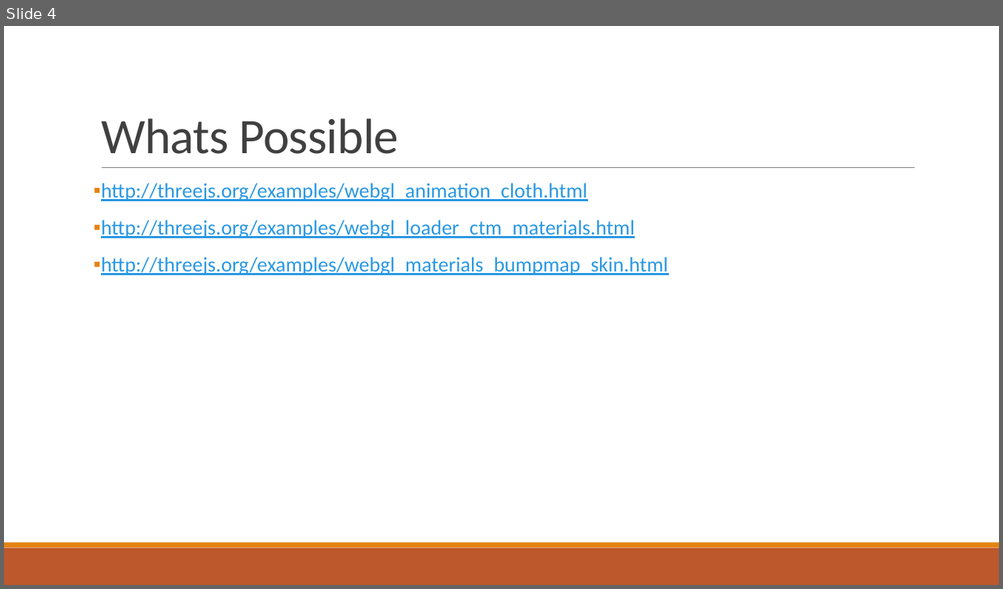
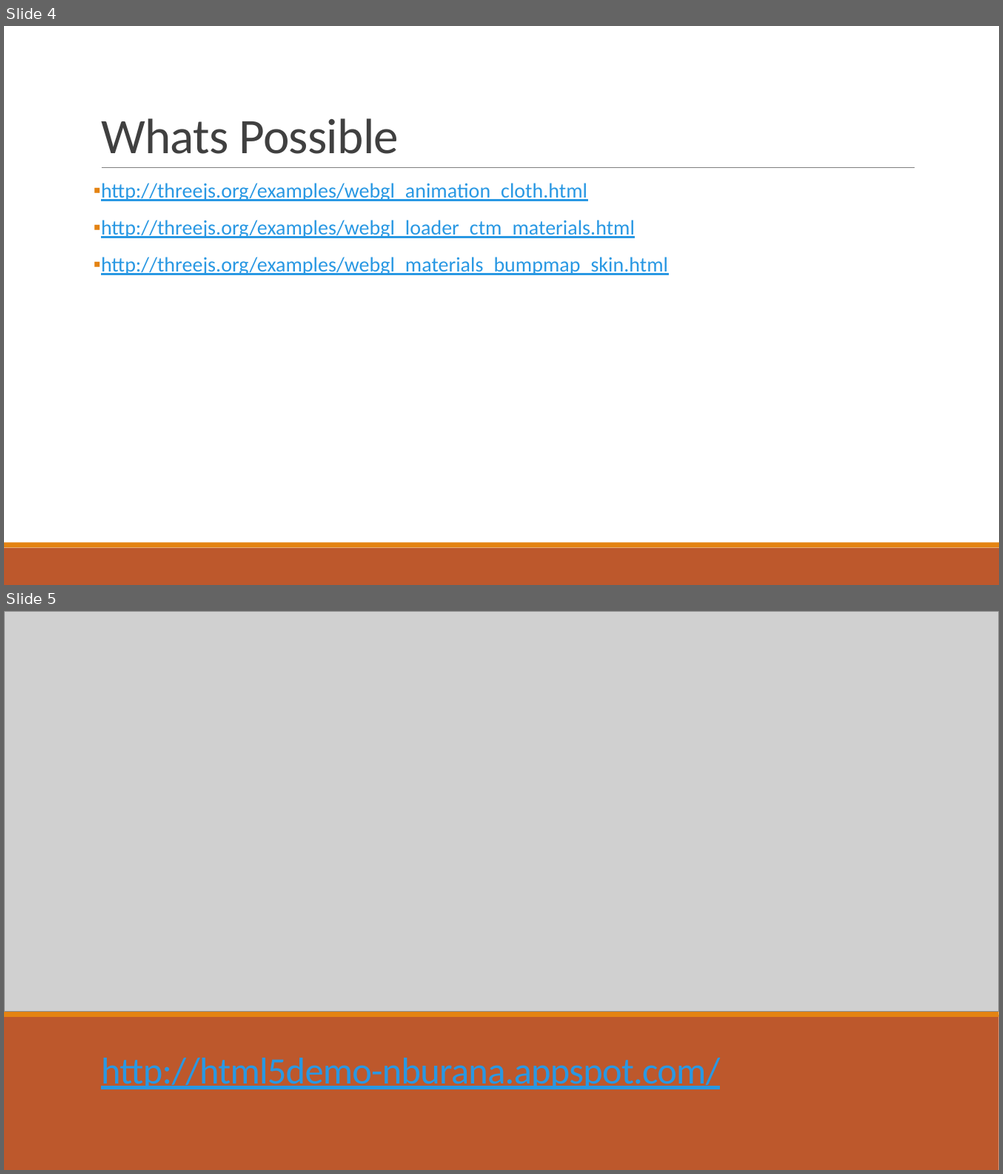
Before and after one commit to nburana/html5demo, a slide deck: notes/demo.pptx. Shown one above the other, each under a label of ours: slide 4 before the commit, slides 4 and 5 after it. The pictures are 1003x589 and 1003x1174 pixels, drawn with LibreOffice and Linux fonts; fonts in the diff are those of the drawing; grey boxes stand for pictures. Boxes give left, top, right and bottom in pixels: in the first picture for what was removed or moved away, otherwise in the second. Text is boxed around its words. In the diff, an @@ line names an element or a change of style, - is before the commit and + after.

```diff
--- a/notes/demo.pptx
+++ b/notes/demo.pptx
@@ slide 5 added at <box>4,611,999,1170</box>, background #FFFFFF @@
@@ picture added at <box>4,611,999,1012</box> @@
@@ rectangle added at <box>4,1015,999,1170</box>, fill #BD582C @@
@@ rectangle added at <box>4,1012,999,1017</box>, fill #E48312 @@
@@ title added at <box>101,1058,720,1090</box>, 36 pt, text #2998E3, underline @@
+http://html5demo-nburana.appspot.com/
```
Also in this commit, not shown: 10 other slides added, 3 slides removed, 3 other files.
